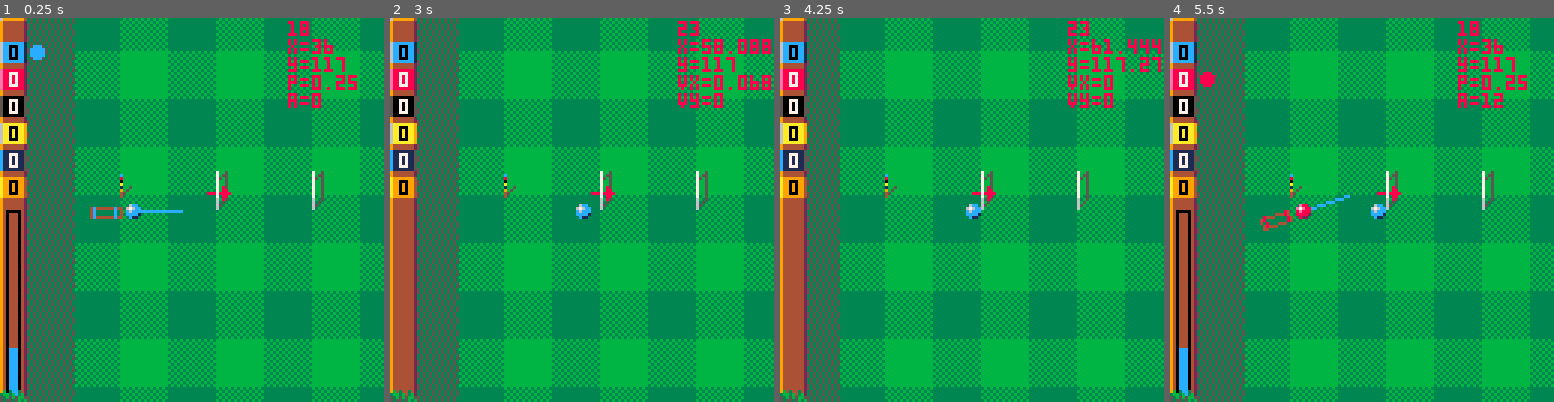
Above: before the commit, frames 1-4 (left to right).
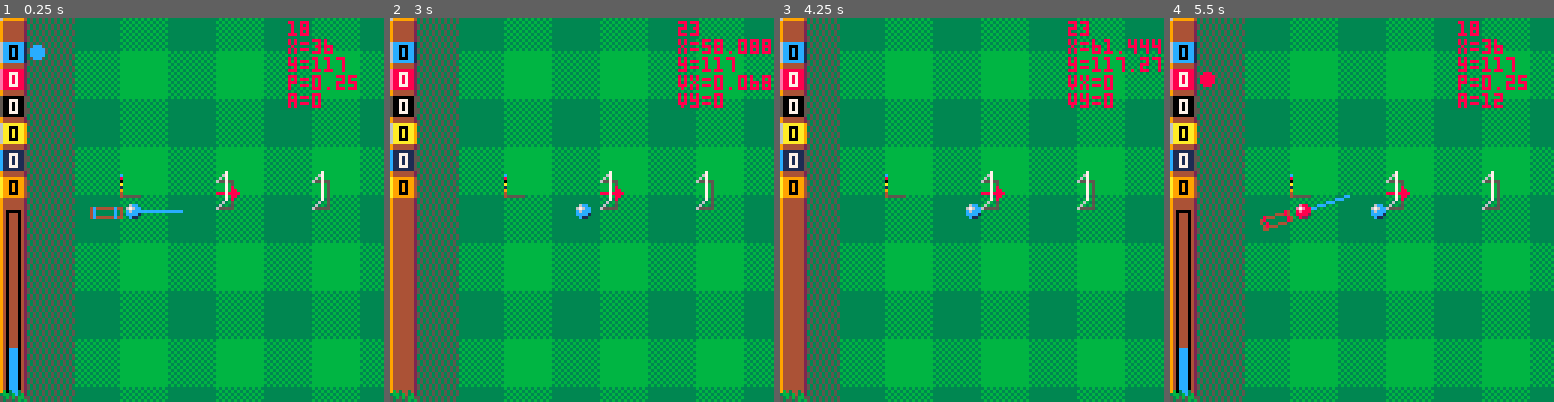
Above: after the commit, the same moments.

Repository: Joeltronics/croqu-8
Game: PICO-8 cartridge croquet.p8
Same seed, same stepped clock (60 frames per second), same inputs: the game is played once before the commit and once after it.
Inputs:
- Up to frame 1 (0.25 s): no input
- Up to frame 2 (3 s): tap O (Z key) at 0.33, 0.7, 1.43, 2.22 s; tap X (X key) at 1.07, 2.07, 2.4, 2.73 s; hold Left 1.97-2.37 s; hold Down 2.42-2.82 s; hold Right from 2.87 s (still down)
- Up to frame 3 (4.25 s): tap X (X key) every 0.33 s from 3.07 to 4.07 s; tap O (Z key) at 3.1, 3.98 s; release Right at 3.53 s; hold Up 3.58-4.08 s; hold Right from 4.13 s (still down)
- Up to frame 4 (5.5 s): tap X (X key) every 0.33 s from 4.4 to 5.4 s; release Right at 4.53 s; hold Down 4.58-5.08 s; tap O (Z key) at 4.87 s; hold Left from 5.13 s (still down)

The runs differ from the first frame. In frame 1, 0.6% of the frame differs, in the area x 32-86%, y 39-50%; in frame 2, 0.6%; in frame 3, 0.6%; in frame 4, 0.6%.

Commit message:
Change wicket perspective so it's easier to see exact top

Diff:
--- a/croquet.p8
+++ b/croquet.p8
@@ -771,7 +771,7 @@
 			x += 6
 		end
 
-		if p.bonus_shots then
+		if p.bonus_shots and idx == player_idx then
 			for i=1,2 do
 				if (i <= p.bonus_shots) then
 					circfill(x, y1 + 3, 2, main_color)
@@ -791,7 +791,7 @@
 		rect(2, 64, 6, 128, 0)
 	end
 
-	spr(54, 0, 124, 2, 1)
+	if (not debug_draw_primitives) spr(54, 0, 124, 2, 1)
 end
 
 function _draw()
@@ -847,9 +847,9 @@
 		for w in all(WICKETS) do
 			if not w.hidden then
 				if w.pole then
-					spr(39, w[1]-3, w[2]-7)
+					spr(39, w[1], w[2]-7)
 				else
-					spr(17, w[1]-4, w[2]-9, 1, 2)
+					spr(17, w[1], w[2]-9, 1, 2)
 				end
 			end
 		end
@@ -864,9 +864,7 @@
 		if (next_wicket.reverse) x += 11
 		y += 1
 	elseif next_wicket.reverse then
-		x -= 4
-	else
-		x -= 3
+		x -= 1
 	end
 	spr(3, x, y, 1, 1, next_wicket.reverse)
 
@@ -880,7 +878,7 @@
 		x, y = round(ball.x), round(ball.y)
 		if debug_draw_primitives then
 			circ(x, y, BALL_R, ball.color)
-			line(x, y, x, y, 0)
+			pset(x, y, 0)
 		else
 			add(sprites, {idx=1, x=x - 3, y=y-3, z=y, pal=ball.palette})
 		end
@@ -891,9 +889,9 @@
 		for w in all(WICKETS) do
 			if not w.hidden then
 				if w.pole then
-					add(sprites, {idx=23, x=w[1]-3, y=w[2]-7, z=w[2], palt=3})
+					add(sprites, {idx=23, x=w[1], y=w[2]-7, z=w[2], palt=3})
 				else
-					add(sprites, {idx=18, x=w[1]-4, y=w[2]-9, z=w[2]+2, h=2, palt=3})
+					add(sprites, {idx=18, x=w[1], y=w[2]-9, z=w[2]+4, h=2, palt=3})
 				end
 			end
 		end
@@ -928,10 +926,10 @@
 	if debug_draw_primitives then
 		for w in all(WICKETS) do
 			if w.pole then
-				line(w[1], w[2], w[1], w[2], 8)
+				pset(w[1], w[2], 8)
 			else
-				line(w[1], w[2] - 5, w[1], w[2] - 5, 9)
-				line(w[1], w[2] + 4, w[1], w[2] + 4, 9)
+				pset(w[1], w[2] - 5, 9)
+				pset(w[1], w[2] + 4, 9)
 			end
 		end
 
Not shown, changed: 24 lines of the sprite sheet (__gfx__) section of croquet.p8
